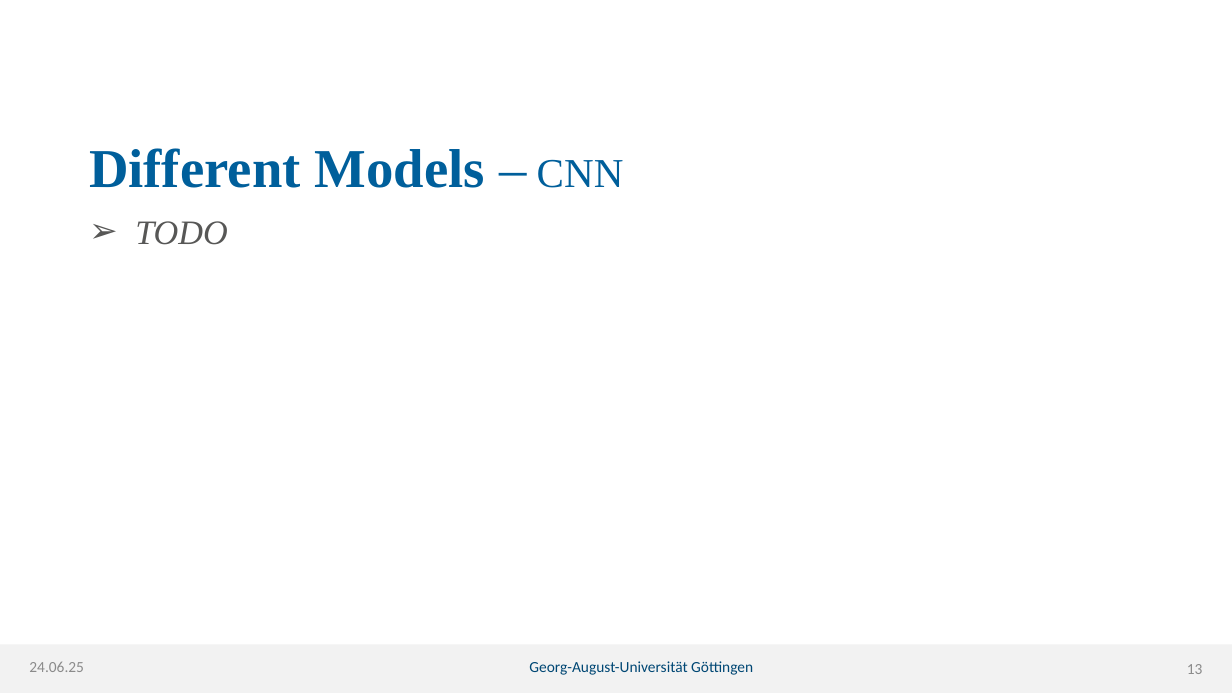
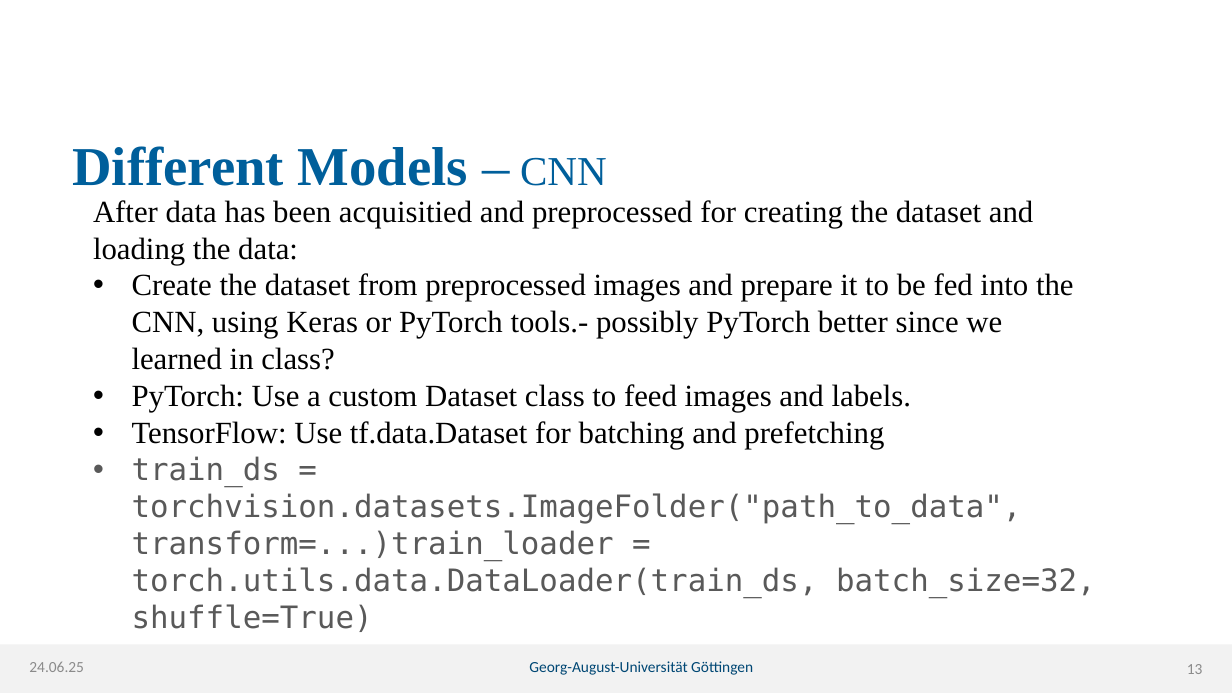
Before and after one commit to lhahner/price-predicition-project, a slide deck: slide 13 of docs/intermediate-pres.pptx. Drawn at 1232x693 pixels with LibreOffice and Linux fonts; fonts in the diff are those of the drawing; background and template pictures are left out. Boxes give left, top, right and bottom in pixels: in the first picture for what was removed or moved away, otherwise in the second. Text is boxed around its words. In the diff, an @@ line names an element or a change of style, - is before the commit and + after.

```diff
--- a/docs/intermediate-pres.pptx
+++ b/docs/intermediate-pres.pptx
@@ title "Different Models – CNN": place and size @@
-title "Different Models – CNN" at <box>89,148,624,188</box>
+title "Different Models – CNN" at <box>72,146,607,186</box>
@@ text "After data has been acquisitied ..." at <box>93,200,1096,632</box>: rotation 0 to 180 degrees @@
@@ text at <box>93,200,1096,632</box>: text changed; size 20 to 18 pt; text colour #575756 to #000000; italic off @@
-➢ TODO
+After data has been acquisitied and preprocessed for creating the dataset and loading the data:
+• Create the dataset from preprocessed images and prepare it to be fed into the CNN, using Keras or PyTorch tools.- possibly PyTorch better since we learned in class?
+• PyTorch: Use a custom Dataset class to feed images and labels.
+• TensorFlow: Use tf.data.Dataset for batching and prefetching
+• train_ds = torchvision.datasets.ImageFolder("path_to_data", transform=...)train_loader = torch.utils.data.DataLoader(train_ds, batch_size=32, shuffle=True)
```
Also in this commit, not shown: 1 other slide changed, 6 slides added, 1 other file.
